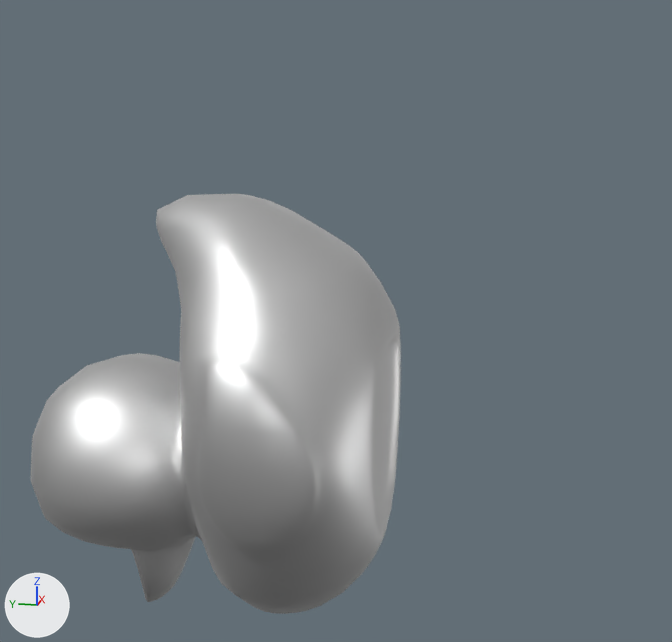
The Blender file Assets/Models/C1/Decorations/Rubber Duck.blend, before and after one commit.
The view is the same before and after, from a 50 mm camera at (-0.294, -0.041, 0.107) aimed at (0.003, 0.018, 0.033). The lights are fixed; the arrows at lower left show +X, +Y and +Z.

The older version as bpy lines, for what is in view:
```python
me_rubber_duck = bpy.data.meshes.new('Rubber Duck')
me_rubber_duck.from_pydata(...)  # 791 vertices, 1486 faces; spans x 0.0..0.065, y 0.0..0.126, z -0.075..0.075
me_rubber_duck.materials.append(mat_duck)  # its picture is missing
ob_rubber_duck = bpy.data.objects.new('Rubber Duck', me_rubber_duck)
ob_rubber_duck.location = (0.0, 0.0, 0.0)
_m = ob_rubber_duck.modifiers.new('Mirror', 'MIRROR')
```
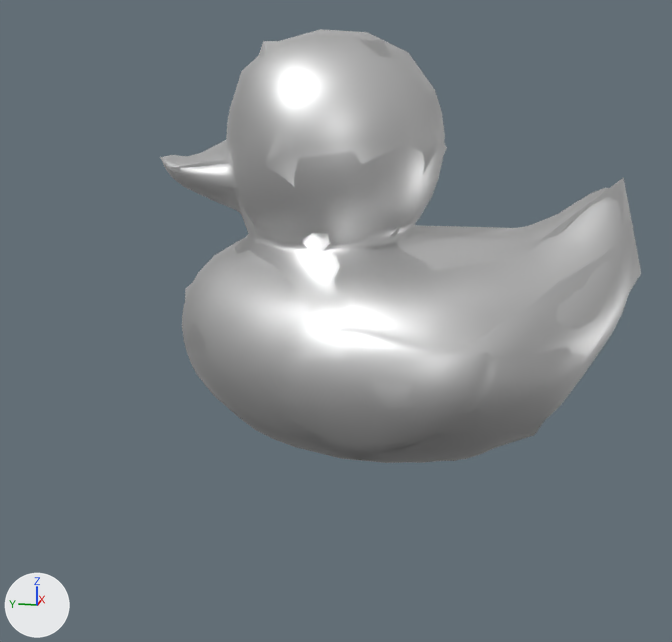
Patch to the scene script:
```diff
--- a/Assets/Models/C1/Decorations/Rubber Duck.blend.py
+++ b/Assets/Models/C1/Decorations/Rubber Duck.blend.py
@@ ob_rubber_duck @@
 ob_rubber_duck.location = (0.0, 0.0, 0.0)
+ob_rubber_duck.rotation_euler = (1.571, 0.0, 0.0)  # degrees (90, 0, 0)
 _m = ob_rubber_duck.modifiers.new('Mirror', 'MIRROR')
@@ ob_rubber_duck_collision @@
+ob_rubber_duck_collision = bpy.data.objects.new('Rubber Duck Collision', me_rubber_duck)
+ob_rubber_duck_collision.location = (0.0, 0.0, 0.0)
+ob_rubber_duck_collision.rotation_euler = (1.571, 0.0, 0.0)  # degrees (90, 0, 0)
+_m = ob_rubber_duck_collision.modifiers.new('Mirror', 'MIRROR')
+_m = ob_rubber_duck_collision.modifiers.new('Decimate', 'DECIMATE')
+_m.ratio = 0.04
+_m.symmetry_axis = 'Y'
```

Pixel boxes [x1, y1, x2, y2] of what changed, in the pictures (672 x 642 px):
'Rubber Duck', turned
    before: [31, 194, 401, 614]
    after: [162, 29, 633, 463]
'Rubber Duck Collision', added
    after: [160, 40, 641, 461]
